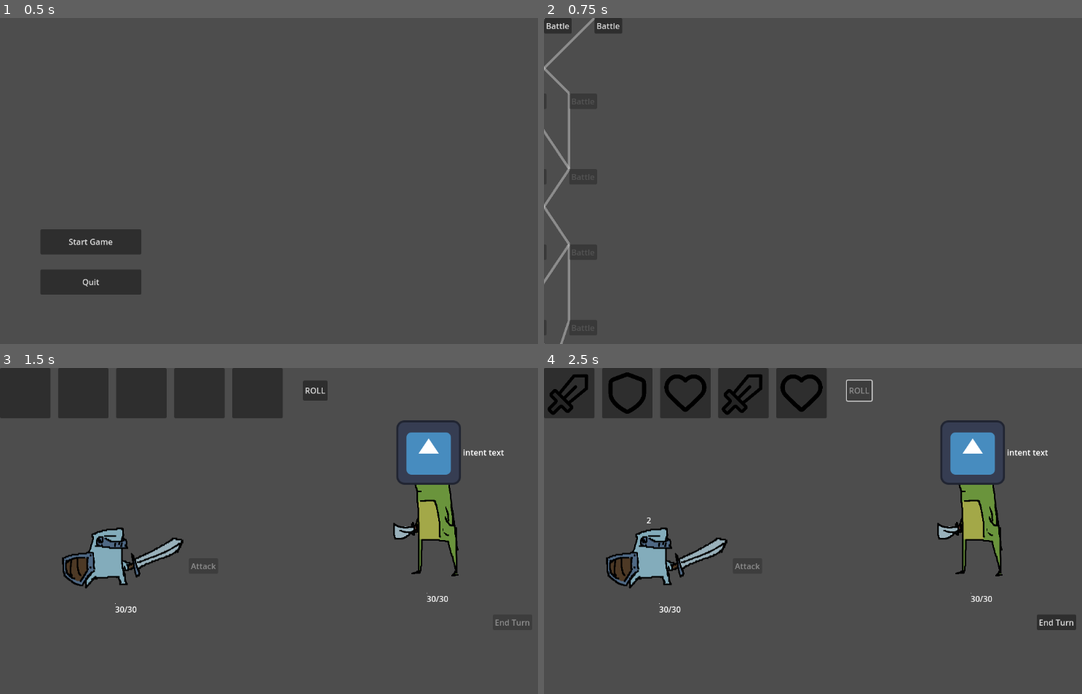
Above: before the commit, frames 1-4 (two rows, left to right).
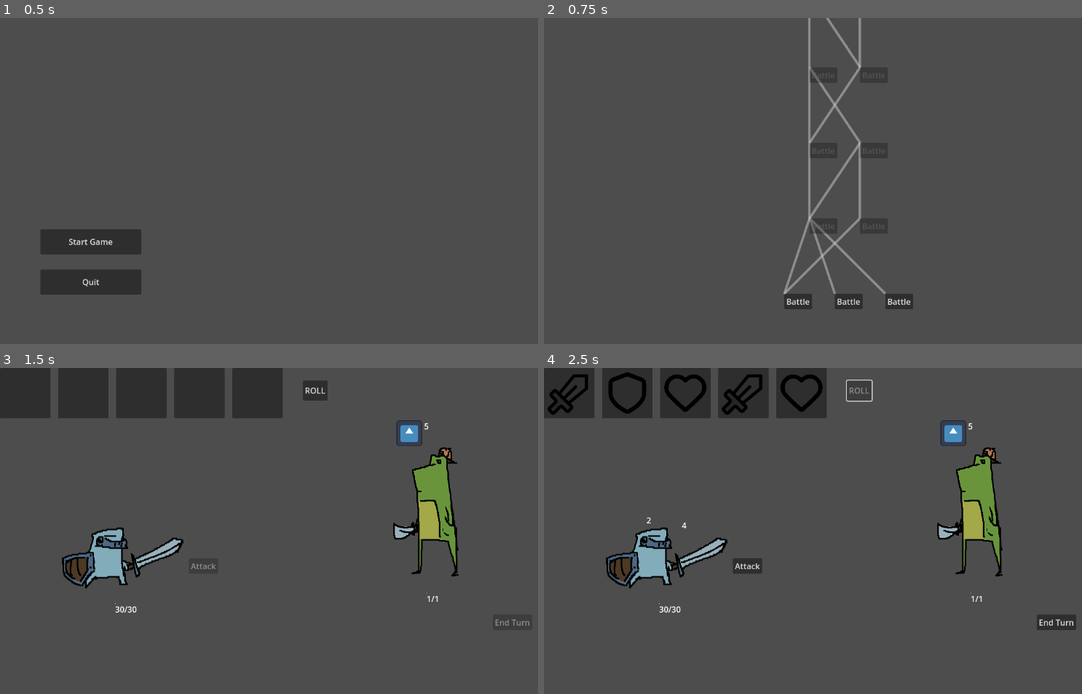
Above: after the commit, the same moments.

Repository: peteler/SlotRoguelike
Game: Godot game, scene res://scenes/main_menu.tscn
Two runs of this game, one before a commit and one after it. Both use one fixed random seed, a clock stepped at 60 frames per second and the inputs below. The engine's default icon, where the game draws it, is replaced by a stand-in: a white triangle on a blue panel in a dark square.
Inputs:
- Up to frame 1 (0.5 s): no input
- Up to frame 2 (0.75 s): click "Start Game" at 0.5 s
- Up to frame 3 (1.5 s): click "Battle" at 1.25 s
- Up to frame 4 (2.5 s): click "ROLL" at 2 s

Frame 1 is identical in both runs. In frame 2, 3.1% of the frame differs, in the area x 0-69%, y 0-100%; in frame 3, 1.7%; in frame 4, 1.8%.

Commit message:
map fully functional, onto the content !

Diff:
--- a/autoload/game_controller.gd
+++ b/autoload/game_controller.gd
@@ -18,8 +18,9 @@
 ## Current game state
 var current_event: EventData
 
-# Map state persistence
-var map_manager: MapManager
+# Map state persistence. This data lives in the singleton and survives scene changes.
+var game_map_data: Dictionary = {}
+var completed_node_ids: Array[String] = []
 
 # ------------------------------------------
 
@@ -48,16 +49,24 @@
 	if test_class:
 		player_data = create_new_player_data_from_class_data(test_class)
 
-	# Go to map
+	# Clear any previous map state to ensure a fresh start
+	game_map_data = {}
+	completed_node_ids = []
+
+	# Go to the map scene
 	change_scene_to(MAP_SCENE)
 
-	# Wait for the map scene to load, then initialize the map
+	# Wait for the map scene to fully load, then tell it to generate a new map
 	await get_tree().process_frame
-	var map_scene_node = get_tree().current_scene
-	if map_scene_node:
-		map_manager = map_scene_node.get_node("MapManager")
-		if map_manager:
-			map_manager.start_new_map()
+	await get_tree().process_frame
+
+	var map_manager = get_tree().current_scene
+	if map_manager:
+		map_manager.start_new_map()
+		# Store the newly generated map data in this singleton so it persists
+		game_map_data = map_manager.map_data
+	else:
+		push_error("Failed to find MapManager after loading map scene in start_new_game")
 
 # --- Battle Management ---
 
@@ -107,15 +116,16 @@
 	print("Game Controller: Returning to map")
 	change_scene_to(MAP_SCENE)
 
-	# Wait for the map scene to load, then restore the correct available nodes
+	# Wait for the map scene to load, then restore its state from our persistent data
 	await get_tree().process_frame
-	var map_scene_node = get_tree().current_scene
-	if map_scene_node:
-		map_manager = map_scene_node.get_node("MapManager")
-		if map_manager:
-			# This ensures the map remembers where you were and shows the correct next paths
-			map_manager.set_available_nodes_from_selection(map_manager.current_node_id)
+	await get_tree().process_frame
 
+	var map_manager = get_tree().current_scene
+	if map_manager:
+		# This ensures the map is re-drawn with the correct progress instead of creating a new one
+		map_manager.load_map_state(game_map_data, completed_node_ids)
+	else:
+		push_error("Failed to find MapManager after returning to map scene.")
 
 func _on_game_over():
 	"""Handle game over - reset and go to main menu"""
@@ -124,6 +134,14 @@
 	change_scene_to(MAIN_MENU_SCENE)
 
 func _on_event_selected(event_data: EventData):
+	# Before leaving the map scene, we must save the ID of the node that was just completed.
+	var map_manager = get_tree().current_scene
+	if map_manager:
+		var new_completed_id = map_manager.current_node_id
+		# Add the new ID to our persistent list if it's not already there
+		if not completed_node_ids.has(new_completed_id):
+			completed_node_ids.append(new_completed_id)
+
 	current_event = event_data
 	print("oneventselected, eventtype == encounter? ", event_data.event_type == EventData.EVENT_TYPE.ENCOUNTER)
 	match event_data.event_type:
--- a/autoload/global.gd
+++ b/autoload/global.gd
@@ -19,7 +19,7 @@
 signal player_mana_updated(current_mana: int)
 
 # BattleNPC Specific Events
-signal intent_updated(npc: BattleNPC, action: Action, action_val: int, action_targets: Array)
+signal intent_changed(character: Character, intent: Action, action_val: int, targets: Array)
 signal action_executed(npc: BattleNPC, action: Action)
 signal level_changed(npc:BattleNPC)
 
--- a/resources/effects/player_+2_attack_effect.tres
+++ b/resources/effects/player_+2_attack_effect.tres
@@ -4,11 +4,11 @@
 
 [resource]
 script = ExtResource("1_e64un")
-effect_name = "effect_name"
+effect_name = "player_+2_attack_effect"
 description = ""
 type = 0
-target_type = 0
-stat_name = ""
-stat_change_amount = 0
+target_type = 1
+stat_name = "current_attack"
+stat_change_amount = 2
 animation_duration = 0.3
 metadata/_custom_type_script = "uid://br4wbcsqpd28y"
--- a/resources/effects/player_+2_block_effect.tres
+++ b/resources/effects/player_+2_block_effect.tres
@@ -4,7 +4,7 @@
 
 [resource]
 script = ExtResource("1_agi0j")
-effect_name = "effect_name"
+effect_name = "player_+2_block_effect"
 description = ""
 type = 0
 target_type = 1
--- a/resources/enemies/EnemyDataResources/bad_frog.tres
+++ b/resources/enemies/EnemyDataResources/bad_frog.tres
@@ -21,7 +21,7 @@
 intent_ui_anchor = "top_center"
 character_name = "bad frog"
 sprite = ExtResource("1_12onl")
-max_health = 30
+max_health = 1
 start_of_encounter_block = 0
 collision_offset = Vector2(0, 0)
 collision_scale = Vector2(1, 1)
--- a/resources/events/encounters/test_encounter.tres
+++ b/resources/events/encounters/test_encounter.tres
@@ -10,4 +10,10 @@
 enemy_spawns = Array[ExtResource("1_wocyq")]([ExtResource("2_rbejd")])
 use_custom_turn_order = false
 custom_turn_order = Array[int]([])
+difficulty_level = 1
+event_type = 0
+min_row = 0
+max_row = 999
+difficulty = 1
+is_final_event = false
 metadata/_custom_type_script = "uid://3apntp73ewjw"
--- a/resources/events/event_data.gd
+++ b/resources/events/event_data.gd
@@ -15,7 +15,7 @@
 @export var event_type: EVENT_TYPE
 
 # Map generation properties
-@export var min_row: int = 1           # Earliest row this can appear
+@export var min_row: int = 0           # Earliest row this can appear
 @export var max_row: int = 999         # Latest row this can appear
 @export var difficulty: int = 1        # Difficulty level
 @export var is_final_event: bool = false  # Is this the final event of a map?
--- a/scenes/Characters/battle_npc.gd
+++ b/scenes/Characters/battle_npc.gd
@@ -49,7 +49,6 @@
 	if battle_ui and battle_ui.intent_display:
 		battle_ui.intent_display.visible = false
 
-
 	#TODO: update buff timers [if buffs last 3 turns this is where you update them]
 
 	#TODO: Apply end-of-turn effects (DOT, buffs, etc.)
--- a/scenes/Characters/player_character.gd
+++ b/scenes/Characters/player_character.gd
@@ -16,10 +16,10 @@
 		current_mana = max(0, value)
 		Global.player_mana_updated.emit(current_mana)
 
-var turn_attack: int = 0:
+var current_attack: int = 0:
 	set(value):
-		turn_attack = value
-		Global.player_character_attack_updated.emit(self, turn_attack)
+		current_attack = value
+		Global.player_character_attack_updated.emit(self, current_attack)
 
 ## Player dynamic save data
 var player_data: PlayerData
@@ -27,7 +27,7 @@
 @onready var battle_ui: PlayerCharacterBattleUI = $PlayerCharacterBattleUI
 
 ## battle manager helper fields [should eventually be changed into a function if mechanic will be updated]
-var can_attack: bool = false
+var can_attack_var: bool = false
 
 ## functions
 func _ready():
@@ -58,14 +58,17 @@
 	print("Player character initialized: ", player_data.character_name)
 
 func perform_basic_attack(target: Character):
-	target.take_damage(turn_attack)
-	can_attack = false
+	target.take_damage(current_attack)
+	can_attack_var = false
 
 func on_enter_player_roll():
-	can_attack = true
+	can_attack_var = true
 	#reset previous turn stats
-	turn_attack = 0
+	current_attack = 0
 	current_block = 0
+
+func can_attack() -> bool:
+	return can_attack_var and current_attack > 0
 
 ## Art functions
 func add_damage_effect():
--- a/scenes/battle/SlotMachine/symbol_processor.gd
+++ b/scenes/battle/SlotMachine/symbol_processor.gd
@@ -24,8 +24,8 @@
 	Global.symbol_sequence_completed.emit(symbols)
 
 func apply_symbol_effects(symbol: SymbolData):
-
 	for effect in symbol.effect_array:
+		print("effect processing: ", effect.effect_name)
 		effect.apply()
 	#TODO: add signal for vfx?
 
--- a/scenes/battle/battle_manager.gd
+++ b/scenes/battle/battle_manager.gd
@@ -37,12 +37,12 @@
 var player_character: PlayerCharacter
 
 ## Scene resources
-@export var player_character_scene: PackedScene = preload("res://scenes/characters/player_character.tscn")
-@export var slot_machine_scene: PackedScene = preload("res://scenes/battle/SlotMachine/slot_machine.tscn")
+var player_character_scene: PackedScene = preload("res://scenes/characters/player_character.tscn")
+var slot_machine_scene: PackedScene = preload("res://scenes/battle/SlotMachine/slot_machine.tscn")
 
 ## Encounter Management
-@export var current_encounter: EncounterData
-@export var enemy_scene: PackedScene = preload("res://scenes/characters/enemy.tscn")
+var current_encounter: EncounterData
+var enemy_scene: PackedScene = preload("res://scenes/characters/enemy.tscn")
 
 # Turn order management
 var turn_order: Array[Enemy] = []
@@ -222,7 +222,7 @@
 			# Disable roll, enable actions.
 			if slot_machine:
 				slot_machine.disable_roll()
-			attack_button.disabled = (player_character.turn_attack <= 0) or (not player_character.can_attack)
+			attack_button.disabled = not player_character.can_attack()
 			end_turn_button.disabled = false
 			# spell_panel.show() # for later
 
--- a/scenes/map/map_manager.gd
+++ b/scenes/map/map_manager.gd
@@ -14,16 +14,41 @@
 func _ready():
 	# Connect to the global signal that an event node has been selected by the player
 	Global.event_node_selected.connect(_on_event_node_selected)
-	start_new_map()
 
+## TODO: DELETE THIS ?
 func start_new_map():
 	"""
 	Generates and displays a new map.
 	"""
 	map_data = map_generator.generate_map_data()
 	map_view.display_map(map_data)
+	# Position the view on the starting nodes
+	map_view.initial_focus()
 	# Initially, only the first row of nodes is available
 	set_available_nodes_from_selection()
+
+func load_map_state(data: Dictionary, completed_ids: Array[String]):
+	"""
+	Displays an existing map from saved data and restores its state, including
+	which nodes have been completed and what the next available paths are.
+	"""
+	map_data = data
+	map_view.display_map(map_data)
+	map_view.initial_focus()
+
+	# Mark all nodes that have been completed
+	for node_id in completed_ids:
+		var node = map_view.get_node_by_id(node_id)
+		if node:
+			node.set_completed(true)
+
+	# Determine the last completed node to find the next available paths
+	var last_completed_id = ""
+	if not completed_ids.is_empty():
+		last_completed_id = completed_ids.back()
+
+	current_node_id = last_completed_id
+	set_available_nodes_from_selection(current_node_id)
 
 func _on_event_node_selected(node: EventNode):
 	"""
@@ -50,6 +75,7 @@
 	"""
 	Sets which nodes are available to the player based on the last node they selected.
 	"""
+	print("setting available nodes by current_node_id: ", selected_node_id)
 	if selected_node_id.is_empty():
 		# This is the start of the map. Make the first row available.
 		if not map_data.rows.is_empty():
--- a/scenes/map/map_view.gd
+++ b/scenes/map/map_view.gd
@@ -16,6 +16,10 @@
 var node_references: Dictionary = {}
 var _connections_to_draw: Array = []
 
+# --- Scrolling/Dragging State ---
+var _is_dragging: bool = false
+var _drag_last_pos: Vector2
+
 func _draw():
 	"""
 	Godot's built-in draw function. This is called automatically after queue_redraw().
@@ -29,6 +33,40 @@
 		if from_node and to_node:
 			draw_line(from_node.position, to_node.position, line_color, line_width)
 
+func _input(event: InputEvent):
+	"""Handles mouse input for dragging the map."""
+	if event is InputEventMouseButton and event.button_index == MOUSE_BUTTON_LEFT:
+		if event.is_pressed():
+			_is_dragging = true
+			_drag_last_pos = get_global_mouse_position()
+		else:
+			_is_dragging = false
+
+	if event is InputEventMouseMotion and _is_dragging:
+		var mouse_pos = get_global_mouse_position()
+		var delta = mouse_pos - _drag_last_pos
+		# Move the entire MapView node
+		self.global_position += delta
+		_drag_last_pos = mouse_pos
+
+func initial_focus():
+	"""Positions the map view so the first row is visible at the bottom of the screen."""
+	# We want to position the MapView node such that the first row (at local y=0)
+	# appears near the bottom of the screen.
+	var viewport_size = get_viewport_rect().size
+
+	# Place the first row 100 pixels up from the bottom edge.
+	var target_y_on_screen = viewport_size.y - 100
+
+	# The first row's nodes are at local y=0. The node's global position is the
+	# MapView's global position + the node's local position. So, to make the node's
+	# global y equal to our target, we set the MapView's global y to that target.
+	self.position.y = target_y_on_screen
+
+	# Center the map horizontally. Since rows are centered on local x=0, we just need
+	# to set the MapView's x position to the middle of the screen.
+	self.position.x = viewport_size.x / 2.0
+
 func display_map(map_data: Dictionary):
 	"""
 	Instantiates nodes, positions them, and prepares connections for drawing.
@@ -38,13 +76,18 @@
 		child.queue_free()
 	node_references.clear()
 
-	# Create and position all the event nodes
+	# Create and position all the event nodes.
+	# The positioning is now relative to the MapView's own origin (0,0), not the viewport.
+	# This allows the entire MapView node to be moved/scrolled.
 	for row_index in range(map_data.rows.size()):
 		var row_nodes = map_data.rows[row_index]
-		var y_pos = row_index * row_spacing
-		# Center the nodes horizontally
-		var total_width = (row_nodes.size() - 1) * node_spacing
-		var start_x = -total_width / 2.0
+
+		# Calculate y_pos for bottom-up layout (row 0 at y=0, higher rows move up into negative space).
+		var y_pos = -(row_index * row_spacing)
+
+		# Center the nodes of the current row horizontally around the MapView's origin (x=0).
+		var total_row_width = (row_nodes.size() - 1) * node_spacing
+		var start_x = -total_row_width / 2.0
 
 		for col_index in range(row_nodes.size()):
 			var node_data = row_nodes[col_index]
@@ -54,6 +97,7 @@
 			add_child(node_instance)
 			# Pass the node's unique ID to its setup function
 			node_instance.setup(node_data.id, node_data.event_data, Vector2(x_pos, y_pos))
+			print("instantiated node: ", node_data, "id: ",  node_data.id,"event_data: ", node_data.event_data)
 
 			node_references[node_data.id] = node_instance
 
@@ -61,7 +105,6 @@
 	_connections_to_draw = map_data.connections
 	queue_redraw()
 
-
 func get_node_by_id(node_id: String) -> EventNode:
 	"""
 	Returns a node instance by its ID.
--- a/scenes/ui/npc_battle_ui.gd
+++ b/scenes/ui/npc_battle_ui.gd
@@ -16,7 +16,7 @@
 	super._ready()
 
 	# player_character specific signals:
-	Global.intent_updated.connect(_on_intent_updated)
+	Global.intent_changed.connect(_on_intent_changed)
 
 	npc = get_parent() as BattleNPC
 	if not npc:
@@ -36,7 +36,7 @@
 	var anchor_pos = npc_template.get_anchor_position(npc_template.intent_ui_anchor, sprite_rect)
 	intent_display.position = anchor_pos + npc_template.intent_ui_offset
 
-func _on_intent_updated(updated_npc: BattleNPC, intent: Action, action_val: int, action_targets: Array):
+func _on_intent_changed(updated_npc: BattleNPC, intent: Action, action_val: int, action_targets: Array):
 	# Only update if this is our character
 	if updated_npc == npc and intent:
 		# Update the icon and text based on the new intent.
--- a/scripts/intent_component.gd
+++ b/scripts/intent_component.gd
@@ -3,7 +3,6 @@
 class_name IntentComponent
 extends Node
 
-signal intent_changed(character: Character, intent: Action, action_val: int, targets: Array)
 
 @export var owner_character: BattleNPC
 var current_intent: Action
@@ -45,7 +44,7 @@
 	current_targets = get_current_intent_targets()
 
 	# signals for ui change
-	intent_changed.emit(owner_character, current_intent, current_action_val, current_targets)
+	Global.intent_changed.emit(owner_character, current_intent, current_action_val, current_targets)
 
 func clear_intent():
 	"""Clear the current intent"""
@@ -54,7 +53,7 @@
 	current_targets = []
 
 	# signals for ui change
-	intent_changed.emit(owner_character, current_intent, current_action_val, current_targets)
+	Global.intent_changed.emit(owner_character, current_intent, current_action_val, current_targets)
 
 func calculate_current_intent_action_value() -> int:
 	"""Calculate the action value based on character stats and action multiplier"""
@@ -77,7 +76,6 @@
 	if current_intent and current_intent.target_type:
 		return GlobalBattle.get_targets_by_target_type(current_intent.target_type, owner_character)
 	push_error("no current intent / no current_intent.target_type")
-
 
 func get_available_actions() -> Array[Action]:
 	"""Get actions that can be used this turn"""
@@ -162,7 +160,6 @@
 	if current_intent.cooldown_turns > 0:
 		action_cooldowns[current_intent] = current_intent.cooldown_turns
 
-
 func attack_target(target: Character):
 	"""Deal damage to target"""
 	if target and current_action_val > 0:
@@ -183,7 +180,7 @@
 		current_action_val = calculate_current_intent_action_value()
 
 		# signal for ui
-		intent_changed.emit(owner_character, current_intent, current_action_val, current_targets)
+		Global.intent_changed.emit(owner_character, current_intent, current_action_val, current_targets)
 
 func update_cooldowns():
 	"""Update action cooldowns at start of turn"""
Not shown, added: big ideas.txt
